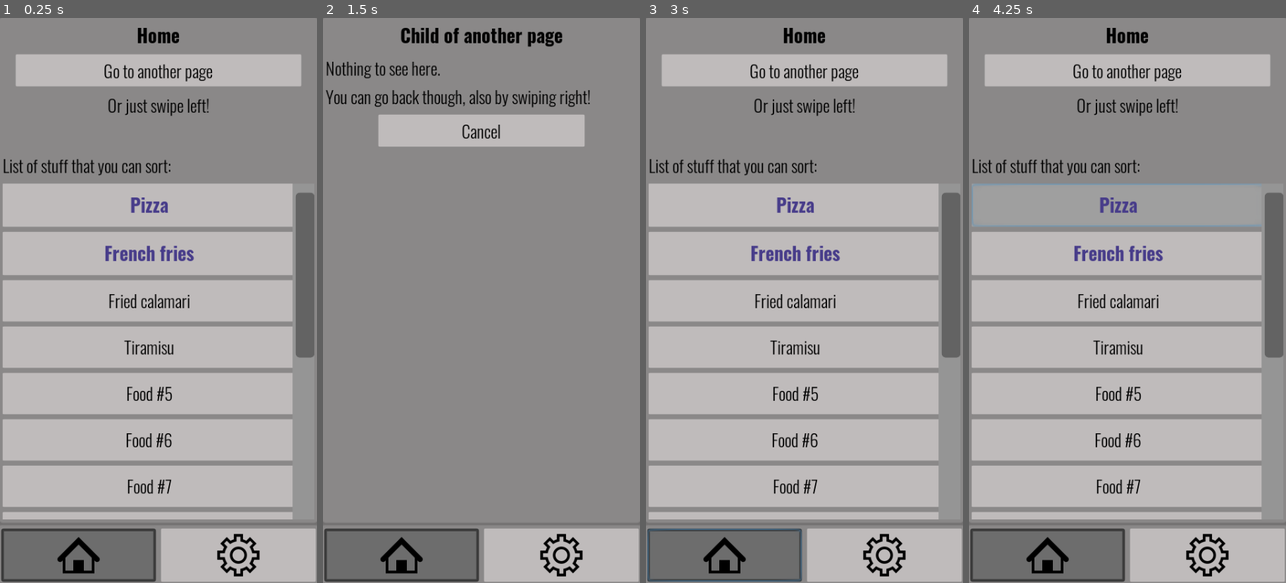
Above: before the commit, frames 1-4 (left to right).
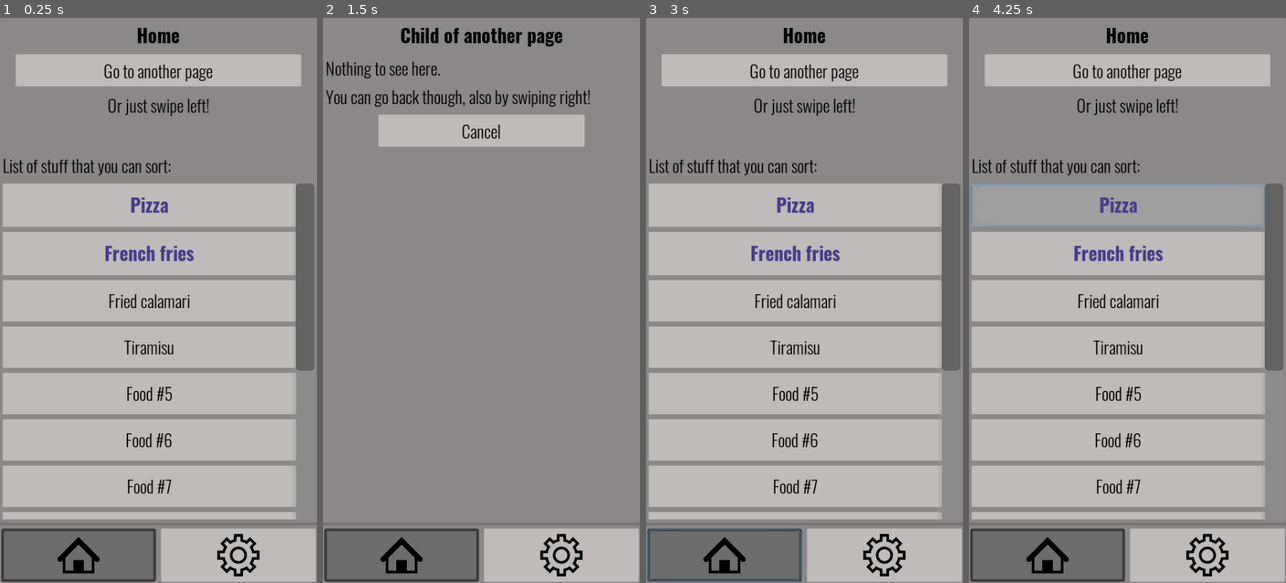
Above: after the commit, the same moments.

Repository: andrea-calligaris/mobile-app-template-for-godot
Game: Godot game, scene res://MainScene.tscn
Two runs of this game, one before a commit and one after it. Both use one fixed random seed, a clock stepped at 60 frames per second and the inputs below.
Inputs (mouse positions are in pixels of both pictures, inside the frame that each line leads up to):
- Up to frame 1 (0.25 s): no input
- Up to frame 2 (1.5 s): click "Go to another page" at 0.5 s; click "Go to another page" at 1.25 s
- Up to frame 3 (3 s): click (794, 204) at 2.02 s; click (725, 554) at 2.75 s
- Up to frame 4 (4.25 s): click (1117, 204) at 3.52 s

The runs differ from the first frame. In frame 1, 0.7% of the frame differs, in the area x 92-100%, y 29-89%; in frame 2, nothing differs; in frame 3, 0.7%; in frame 4, 0.6%.

Commit message:
Improve vertical scrollbar

Diff:
--- a/src/MainScene.tscn
+++ b/src/MainScene.tscn
@@ -21,12 +21,12 @@
 
 [node name="PagesContainer" type="PanelContainer" parent="VBoxContainer"]
 margin_right = 480.0
-margin_bottom = 717.0
+margin_bottom = 761.0
 size_flags_horizontal = 3
 size_flags_vertical = 3
 
 [node name="Menu" type="PanelContainer" parent="VBoxContainer"]
-margin_top = 721.0
+margin_top = 769.0
 margin_right = 480.0
 margin_bottom = 853.0
 rect_min_size = Vector2( 0, 40 )
@@ -35,11 +35,11 @@
 margin_left = 2.0
 margin_top = 2.0
 margin_right = 478.0
-margin_bottom = 130.0
+margin_bottom = 82.0
 
 [node name="btn_GotoHome" type="Button" parent="VBoxContainer/Menu/HBoxContainer"]
-margin_right = 236.0
-margin_bottom = 128.0
+margin_right = 234.0
+margin_bottom = 80.0
 rect_min_size = Vector2( 0, 80 )
 size_flags_horizontal = 3
 toggle_mode = true
@@ -62,9 +62,9 @@
 }
 
 [node name="btn_GotoSettings" type="Button" parent="VBoxContainer/Menu/HBoxContainer"]
-margin_left = 240.0
+margin_left = 242.0
 margin_right = 476.0
-margin_bottom = 128.0
+margin_bottom = 80.0
 size_flags_horizontal = 3
 toggle_mode = true
 
--- a/src/pages/HomePage.tscn
+++ b/src/pages/HomePage.tscn
@@ -65,6 +65,7 @@
 margin_bottom = 849.0
 size_flags_horizontal = 3
 size_flags_vertical = 3
+follow_focus = true
 script = ExtResource( 3 )
 
 [node name="ContainerList" type="VBoxContainer" parent="VBoxContainer/ScrollContainer"]
--- a/src/themes/theme.tres
+++ b/src/themes/theme.tres
@@ -80,6 +80,8 @@
 anti_aliasing_size = 3
 
 [sub_resource type="StyleBoxFlat" id=11]
+content_margin_top = 20.0
+content_margin_bottom = 20.0
 bg_color = Color( 0.392157, 0.392157, 0.392157, 1 )
 corner_radius_top_left = 6
 corner_radius_top_right = 6
@@ -87,6 +89,8 @@
 corner_radius_bottom_left = 6
 
 [sub_resource type="StyleBoxFlat" id=12]
+content_margin_top = 20.0
+content_margin_bottom = 20.0
 bg_color = Color( 0.796078, 0.796078, 0.796078, 1 )
 corner_radius_top_left = 8
 corner_radius_top_right = 8
@@ -96,9 +100,7 @@
 [sub_resource type="StyleBoxFlat" id=13]
 content_margin_left = 14.0
 content_margin_right = 14.0
-content_margin_top = 14.0
-content_margin_bottom = 14.0
-bg_color = Color( 0.588235, 0.588235, 0.588235, 1 )
+bg_color = Color( 0.588235, 0.588235, 0.588235, 0.266667 )
 expand_margin_left = 5.0
 
 [resource]
@@ -216,7 +218,7 @@
 VScrollBar/styles/grabber_highlight = SubResource( 12 )
 VScrollBar/styles/grabber_pressed = SubResource( 11 )
 VScrollBar/styles/scroll = SubResource( 13 )
-VScrollBar/styles/scroll_focus = null
+VScrollBar/styles/scroll_focus = SubResource( 13 )
 WindowDialog/colors/title_color = Color( 0, 0, 0, 1 )
 WindowDialog/constants/close_h_ofs = 18
 WindowDialog/constants/close_v_ofs = 18
